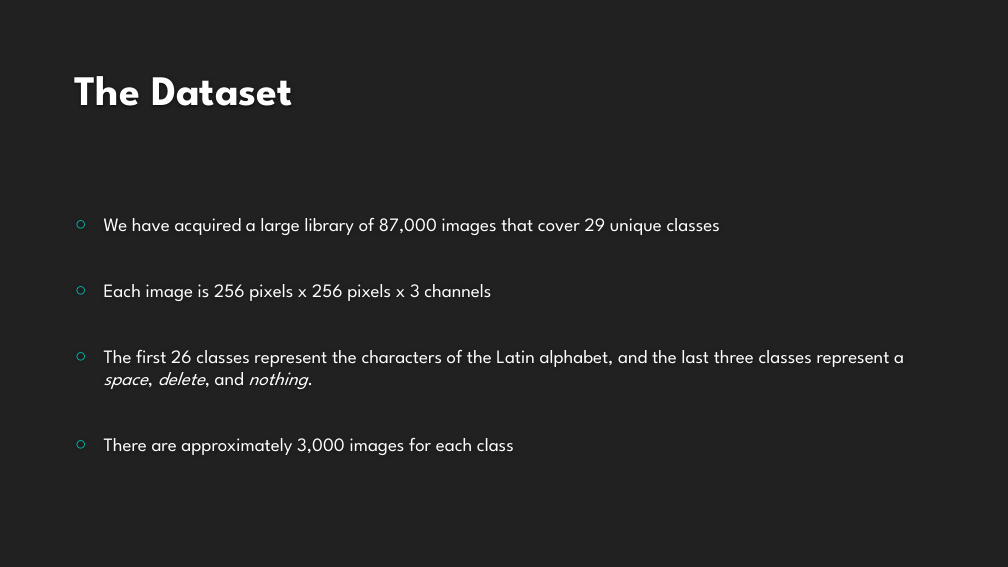
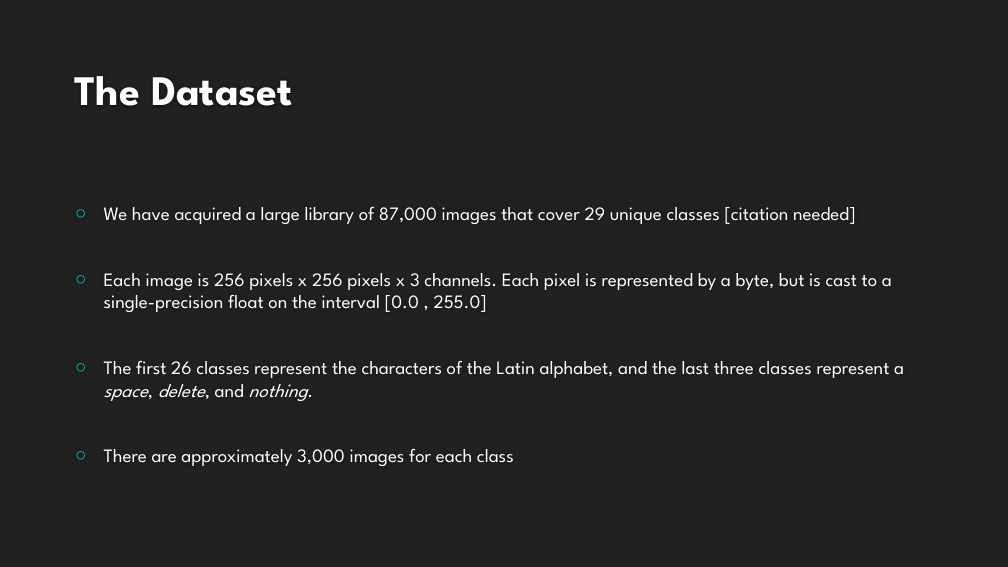
Before and after one commit to landonbuell/Buell-Masters-Project, a slide deck: slide 5 of milestones/BUELL_ENGR6970_Milestone04.pptx. Drawn at 1008x567 pixels with LibreOffice and Linux fonts; fonts in the diff are those of the drawing; background and template pictures are left out. Boxes give left, top, right and bottom in pixels: in the first picture for what was removed or moved away, otherwise in the second. Text is boxed around its words. In the diff, an @@ line names an element or a change of style, - is before the commit and + after.

```diff
--- a/milestones/BUELL_ENGR6970_Milestone04.pptx
+++ b/milestones/BUELL_ENGR6970_Milestone04.pptx
@@ text at (x1=104, y1=207, x2=892, y2=312): text changed @@
-○ We have acquired a large library of 87,000 images that cover 29 unique classes
-○ Each image is 256 pixels x 256 pixels x 3 channels
+○ We have acquired a large library of 87,000 images that cover 29 unique classes [citation needed]
+○ Each image is 256 pixels x 256 pixels x 3 channels. Each pixel is represented by a byte, but is cast to a single-precision float on the interval [0.0 , 255.0]
```
Also in this commit, not shown: 3 other slides changed, 10 slides added, 1 slide removed.
